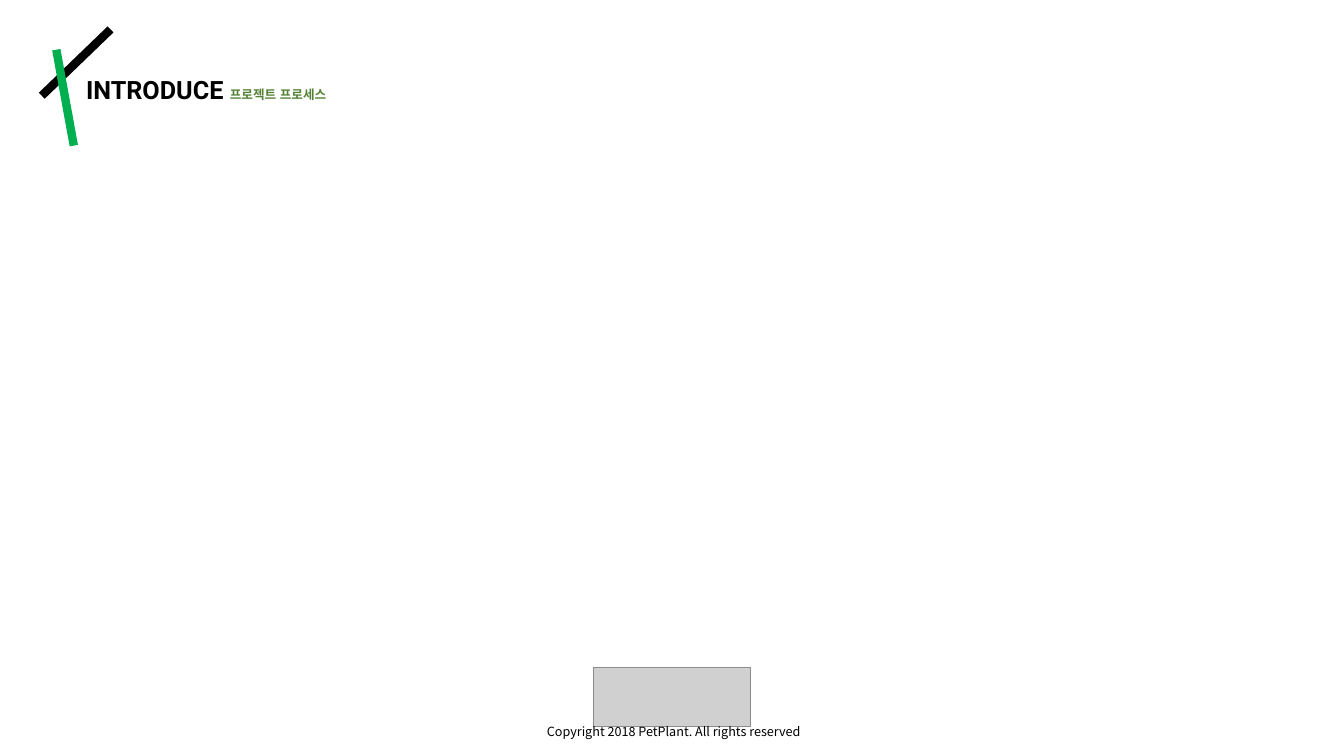
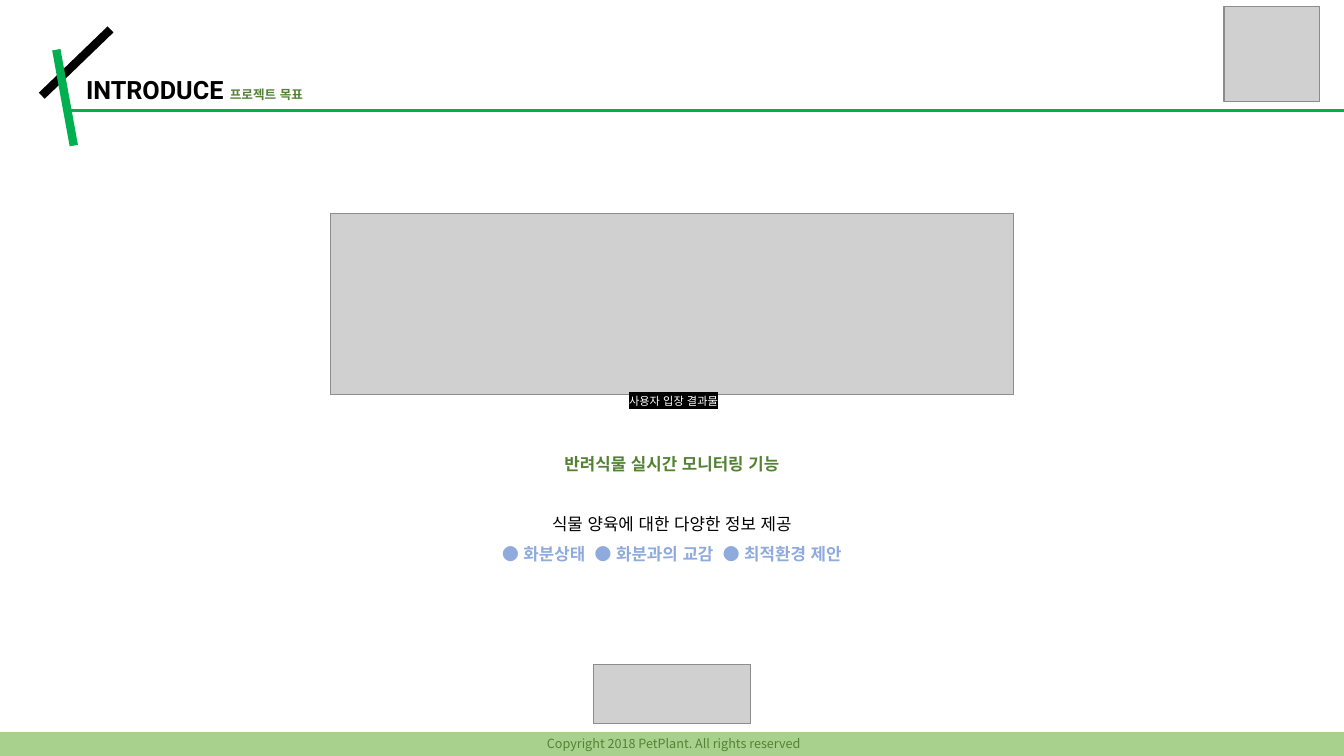
Before and after one commit to noreebia/pet-plant, a slide deck: slide 4 of PPT/ppt_final.pptx. Drawn at 1344x756 pixels with LibreOffice and Linux fonts; fonts in the diff are those of the drawing; grey boxes stand for pictures. Boxes give left, top, right and bottom in pixels: in the first picture for what was removed or moved away, otherwise in the second. Text is boxed around its words. In the diff, an @@ line names an element or a change of style, - is before the commit and + after.

```diff
--- a/PPT/ppt_final.pptx
+++ b/PPT/ppt_final.pptx
@@ picture added at <box>1224,6,1320,102</box> @@
@@ text at <box>86,81,303,100</box>: text changed @@
-INTRODUCE 프로젝트 프로세스
+INTRODUCE 프로젝트 목표
@@ line added from (68, 110) to (1344, 110), #00B050 2.25 pt @@
@@ picture added at <box>331,214,1013,394</box> @@
@@ text added at <box>629,395,718,406</box>, 8 pt, text #FFFFFF @@
+사용자 입장 결과물
@@ text added at <box>523,456,842,562</box>, 12 pt, text #8FAADC, bold @@
+반려식물 실시간 모니터링 기능
+식물 양육에 대한 다양한 정보 제공
+● 화분상태 ● 화분과의 교감 ● 최적환경 제안
@@ rectangle added at <box>0,732,1344,756</box>, fill #A9D18E @@
@@ text "Copyright 2018 PetPlant. All rights ...": place and size @@
-text "Copyright 2018 PetPlant. All rights ..." at <box>547,723,800,739</box>
+text "Copyright 2018 PetPlant. All rights ..." at <box>547,738,800,751</box>
@@ text "Copyright 2018 PetPlant. All rights ..." at <box>547,738,800,751</box>: text colour #000000 to #548235 @@
```
Also in this commit, not shown: 15 other slides changed.
